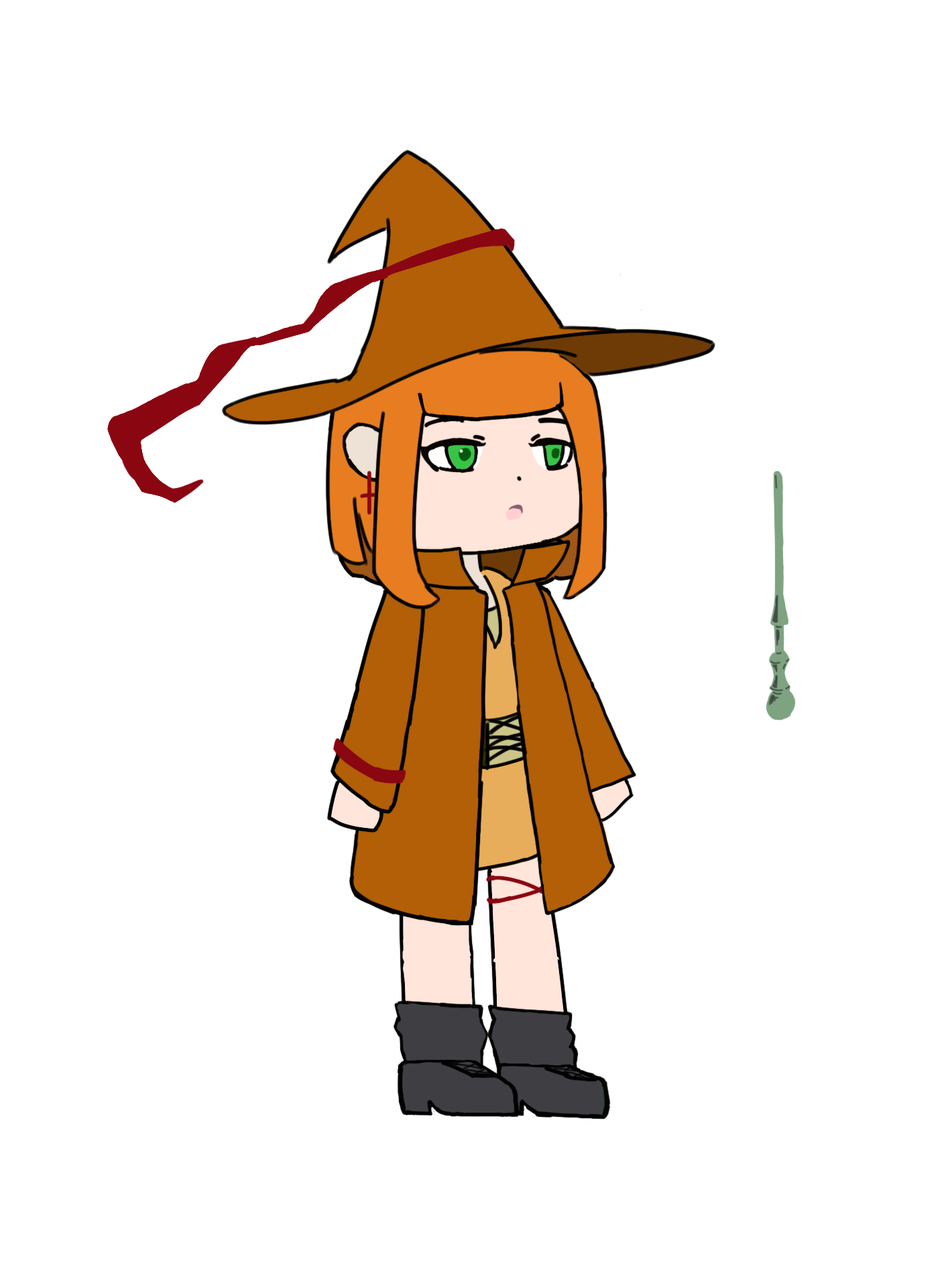
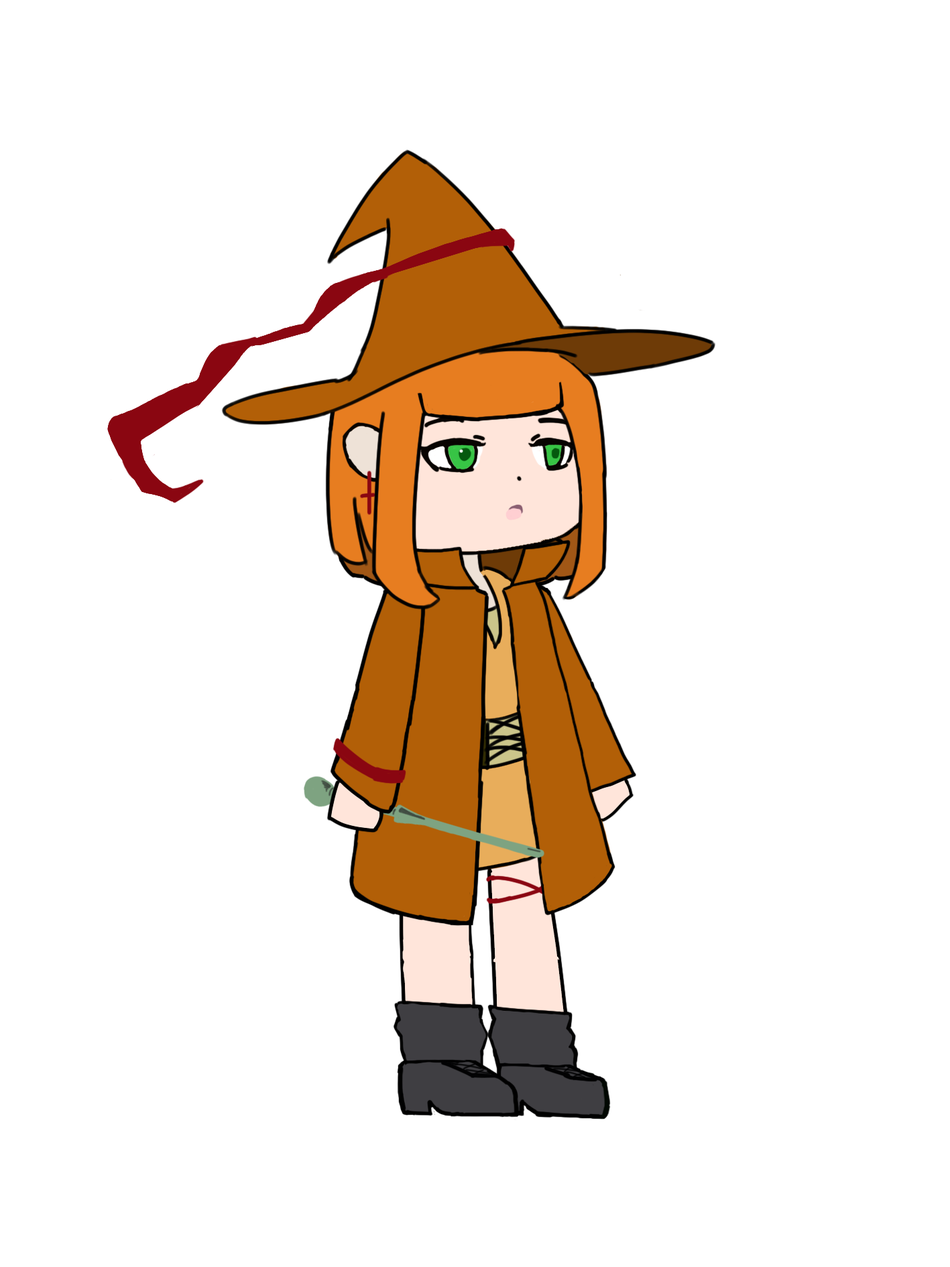
Layered file, before and after one edit (950x1267). Changes by layer:
painted on "weapon" over [302, 469, 796, 859]
